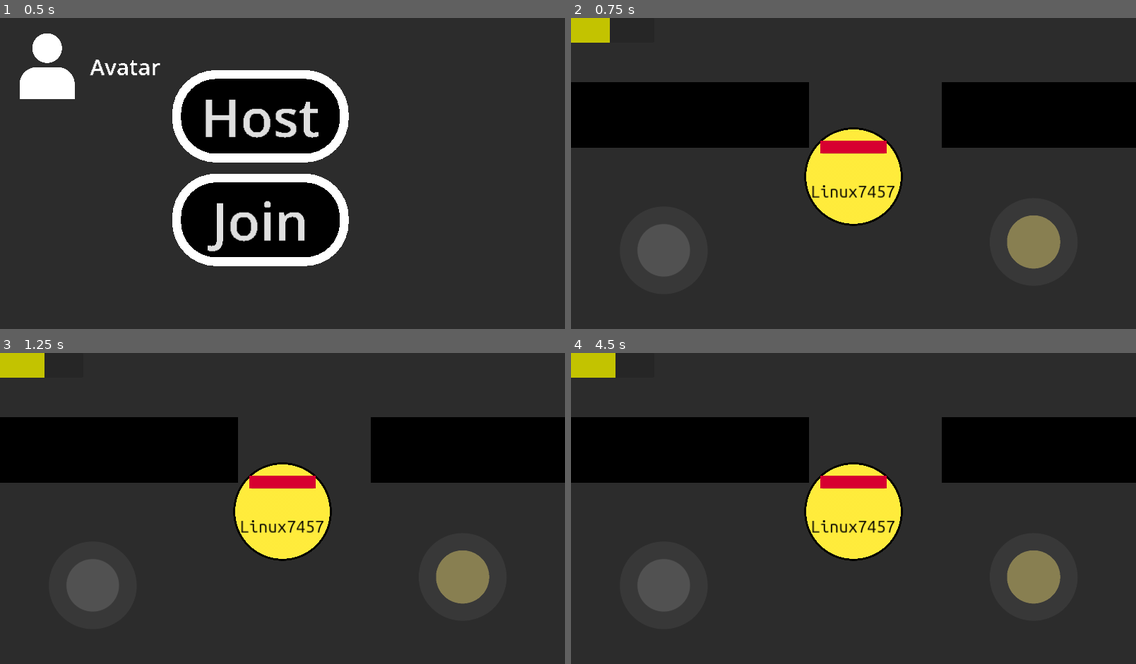
Above: before the commit, frames 1-4 (two rows, left to right).
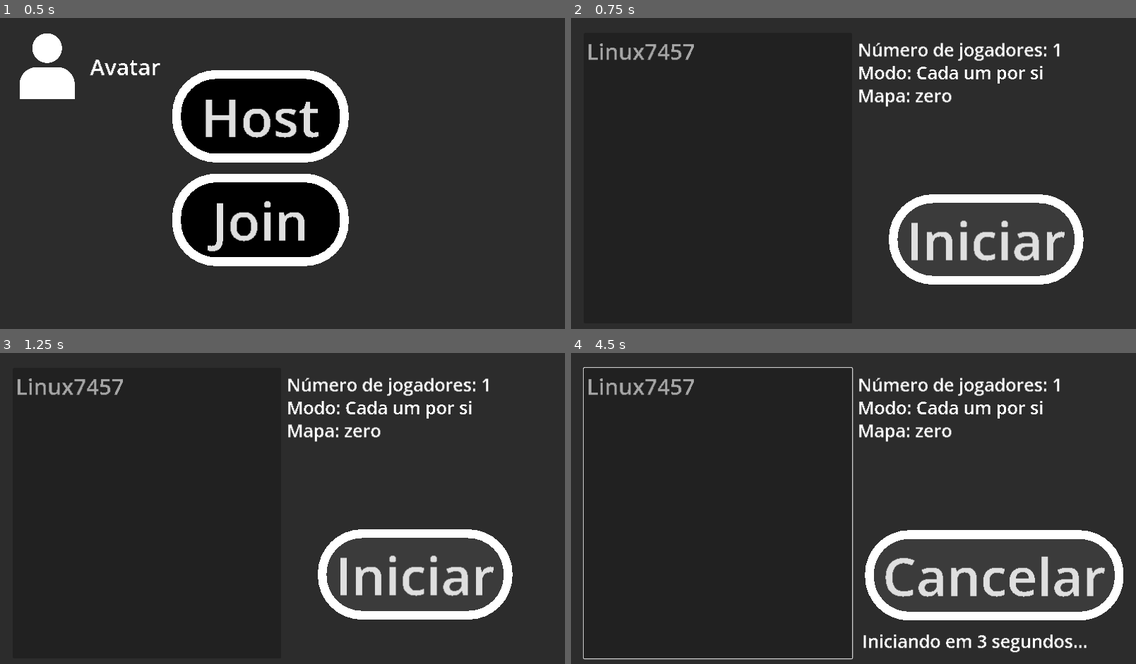
Above: after the commit, the same moments.

Repository: ruanv0/shots_circles
Game: Godot game, scene res://hub.tscn
The game is run twice, just before and just after one commit, with the same random seed, the same clock (stepped at 60 frames per second) and the same inputs.
Inputs (mouse positions are in pixels of both pictures, inside the frame that each line leads up to):
- Up to frame 1 (0.5 s): no input
- Up to frame 2 (0.75 s): click "Host" at 0.5 s
- Up to frame 3 (1.25 s): no input
- Up to frame 4 (4.5 s): click (983, 573) at 1.25 s, where only the run after the commit has a clickable "Iniciar"; click (994, 573) at 2 s, where only the run after the commit has a clickable "Cancelar"; click (983, 573) at 2.75 s, where only the run after the commit has a clickable "Iniciar"; tap Enter at 3.5 s; move the mouse to (977, 496) at 3.52 s; click (977, 496) at 3.67 s; tap Space at 4.25 s; drag from (740, 527) to (825, 573) at 4.27 s

Frame 1 is identical in both runs. In frame 2, 29% of the frame differs, in the area x 0-100%, y 0-86%; in frame 3, 29%; in frame 4, 31%, in the area x 0-100%, y 0-99%.

Commit message:
26.5.2024.1

Diff:
--- a/character.gd
+++ b/character.gd
@@ -102,13 +102,18 @@
   $timer1.start()
   if $saude.value == 0:
     if is_multiplayer_authority():
-      $fundo.visible = true
-      $renascer.visible = true
+      $fundo.visible = 1
+      $renascer.visible = 1
       $renascer/timer.start()
-    $circulo.visible = false
-    $arma.visible = false
-    $saude.visible = false
-    $name.visible = false
+      $camera.zoom = Vector2(0.5, 0.5)
+      $joystick_atirar.visible = 0
+      $joystick_andar.position = Vector2(-220, 694)
+      $joystick_andar.scale = Vector2(1.4, 1.4)
+    $CollisionShape2D.set_deferred("disabled", 1)
+    $circulo.visible = 0
+    $arma.visible = 0
+    $saude.visible = 0
+    $name.visible = 0
 
 
 func _on_timer_0_timeout():
--- a/character.tscn
+++ b/character.tscn
@@ -28,19 +28,33 @@
     text = \"Você reaparecerá em \" + str(floor($timer.time_left)) + \" segundos.\"
 
 
-@rpc(\"call_local\")
-func reviver():
-  $\"../circulo\".visible = true
-  $\"../arma\".visible = true
+@rpc(\"call_local\", \"any_peer\")
+func reviver(position_: Vector2):
+  $\"../circulo\".visible = 1
   $\"../saude\".value = $\"../saude\".max_value
-  $\"../saude\".visible = true
-  $\"../name\".visible = true
+  $\"../saude\".visible = 1
+  $\"../name\".visible = 1
+  $\"../CollisionShape2D\".set_deferred(\"disabled\", 0)
+  if is_multiplayer_authority():
+    $\"../camera\".zoom = Vector2(1, 1)
+    $\"../joystick_atirar\".visible = 1
+    $\"../joystick_andar\".scale = Vector2(0.7, 0.7)
+    $\"../joystick_andar\".position = Vector2(210, 527)
+    $\"..\".global_position = position_
+
+
+@rpc
+func reviver_():
+  reviver.rpc($\"../..\".spawn_point())
 
 
 func _on_timer_timeout():
-  visible = false
-  $\"../fundo\".visible = false
-  reviver.rpc()
+  visible = 0
+  $\"../fundo\".visible = 0
+  if multiplayer.get_unique_id() != 1:
+    reviver_.rpc_id(1)
+  elif multiplayer.get_unique_id() == 1:
+    reviver_()
 
 "
 
@@ -67,13 +81,11 @@
 shape = SubResource("CircleShape2D_hidji")
 
 [node name="joystick_atirar" parent="." instance=ExtResource("5_xxma2")]
-visible = false
 z_index = 1
 position = Vector2(1048, 508)
 scale = Vector2(0.7, 0.7)
 
 [node name="joystick_andar" parent="." instance=ExtResource("3_ul7lt")]
-visible = false
 z_index = 1
 position = Vector2(210, 527)
 scale = Vector2(0.7, 0.7)
@@ -124,18 +136,19 @@
 
 [node name="fundo" type="Sprite2D" parent="."]
 visible = false
-position = Vector2(181, 93)
-scale = Vector2(920, 520)
+z_index = 1
+position = Vector2(-502, -232)
+scale = Vector2(2305, 1189)
 texture = ExtResource("9_a0dv3")
 centered = false
 
 [node name="renascer" type="Label" parent="."]
 visible = false
-offset_left = 215.0
-offset_top = 521.0
-offset_right = 1064.0
-offset_bottom = 590.0
-theme_override_font_sizes/font_size = 50
+offset_left = -212.0
+offset_top = 748.0
+offset_right = 1479.0
+offset_bottom = 885.0
+theme_override_font_sizes/font_size = 100
 text = "Você irá reaparecer em x segundos"
 script = SubResource("GDScript_0l0ii")
 
--- a/hub.gd
+++ b/hub.gd
@@ -14,12 +14,12 @@
 
 func _on_host_pressed():
   host = true
-  call_deferred("add_sibling", load("res://zero.tscn").instantiate())
+  call_deferred("add_sibling", load("res://multiplayer_menu.tscn").instantiate())
 
 
 func _on_join_pressed():
   host = false
-  call_deferred("add_sibling", load("res://zero.tscn").instantiate())
+  call_deferred("add_sibling", load("res://multiplayer_menu.tscn").instantiate())
 
 
 func _input(event):
--- /dev/null
+++ b/multiplayer_menu.gd
@@ -0,0 +1,97 @@
+extends Control
+
+
+var host
+var connected_peer_ids = []
+var peer_colors = []
+var peer_names = []
+
+
+func _ready():
+  host = $"../hub".host
+  $"../hub".visible = false
+  if host:
+    var peer = ENetMultiplayerPeer.new()
+    peer.create_server(54822)
+    multiplayer.multiplayer_peer = peer
+    add_player(1, player_info.cor, player_info.user_name)
+    multiplayer.peer_connected.connect(
+      func(new_peer_id):
+        add_previously_connected_players.rpc_id(new_peer_id, connected_peer_ids, peer_colors, peer_names)
+        add_myself.rpc_id(new_peer_id, new_peer_id)
+    )
+    $iniciar.visible = 1
+  elif not host:
+    var peer = ENetMultiplayerPeer.new()
+    peer.create_client("127.0.0.1", 54822)
+    multiplayer.multiplayer_peer = peer
+
+
+func add_player(id: int, color: int, user_name_: String):
+  $names_list.add_item(user_name_)
+  connected_peer_ids.append(id)
+  peer_colors.append(color)
+  peer_names.append(user_name_)
+  $numero_jogadores.text = "Número de jogadores: " + str(len(peer_names))
+
+
+func players_positions():
+  var players_positions_ = []
+  for i in get_children():
+    if i is CharacterBody2D:
+      players_positions_.append(i.global_position)
+  return players_positions_
+
+
+@rpc
+func add_myself(id: int):
+  add_newly_connected_player.rpc(id, player_info.cor, player_info.user_name)
+
+
+@rpc("call_local", "any_peer")
+func add_newly_connected_player(id: int, color: int, user_name_):
+  add_player(id, color, user_name_)
+
+
+@rpc
+func add_previously_connected_players(peer_ids_: Array, colors: Array, names_: Array):
+  for i in range(0, len(peer_ids_)):
+    add_player(peer_ids_[i], colors[i], names_[i])
+
+
+func _process(_delta):
+  if $iniciando.visible:
+    $iniciando.text = "Iniciando em " + str(floor($timer.time_left)) + " segundos..."
+
+
+@rpc("call_local")
+func carregar():
+  add_sibling(load("res://zero.tscn").instantiate())
+
+
+@rpc("call_local")
+func iniciar():
+  $iniciando.visible = 1
+  $timer.start()
+
+
+@rpc("call_local")
+func cancelar():
+  $iniciando.visible = 0
+  $timer.stop()
+
+
+func _on_iniciar_pressed():
+  iniciar.rpc()
+  $iniciar.visible = 0
+  $cancelar.visible = 1
+
+
+func _on_cancelar_pressed():
+  cancelar.rpc()
+  $iniciar.visible = 1
+  $cancelar.visible = 0
+
+
+func _on_timer_timeout():
+  carregar()
--- /dev/null
+++ b/multiplayer_menu.tscn
@@ -0,0 +1,131 @@
+[gd_scene load_steps=6 format=3 uid="uid://dvhwxhu7xcdm"]
+
+[ext_resource type="Script" path="res://multiplayer_menu.gd" id="1_2cgnd"]
+
+[sub_resource type="StyleBoxFlat" id="StyleBoxFlat_o084w"]
+bg_color = Color(0.231373, 0.231373, 0.231373, 1)
+border_width_left = 20
+border_width_top = 20
+border_width_right = 20
+border_width_bottom = 20
+border_color = Color(1, 1, 1, 1)
+corner_radius_top_left = 100
+corner_radius_top_right = 100
+corner_radius_bottom_right = 100
+corner_radius_bottom_left = 100
+expand_margin_left = 20.0
+expand_margin_right = 20.0
+anti_aliasing = false
+
+[sub_resource type="StyleBoxFlat" id="StyleBoxFlat_620en"]
+bg_color = Color(0.231373, 0.231373, 0.231373, 1)
+corner_radius_top_left = 100
+corner_radius_top_right = 100
+corner_radius_bottom_right = 100
+corner_radius_bottom_left = 100
+
+[sub_resource type="StyleBoxFlat" id="StyleBoxFlat_3iv6q"]
+bg_color = Color(0.231373, 0.231373, 0.231373, 1)
+corner_radius_top_left = 100
+corner_radius_top_right = 100
+corner_radius_bottom_right = 100
+corner_radius_bottom_left = 100
+anti_aliasing = false
+
+[sub_resource type="StyleBoxFlat" id="StyleBoxFlat_tujtg"]
+bg_color = Color(0.231373, 0.231373, 0.231373, 1)
+corner_radius_top_left = 100
+corner_radius_top_right = 100
+corner_radius_bottom_right = 100
+corner_radius_bottom_left = 100
+anti_aliasing = false
+
+[node name="multiplayer_menu" type="Control"]
+layout_mode = 3
+anchors_preset = 15
+anchor_right = 1.0
+anchor_bottom = 1.0
+grow_horizontal = 2
+grow_vertical = 2
+script = ExtResource("1_2cgnd")
+
+[node name="names_list" type="ItemList" parent="."]
+layout_mode = 0
+offset_left = 29.0
+offset_top = 34.0
+offset_right = 637.0
+offset_bottom = 693.0
+theme_override_font_sizes/font_size = 50
+
+[node name="numero_jogadores" type="Label" parent="."]
+layout_mode = 0
+offset_left = 650.0
+offset_top = 44.0
+offset_right = 1108.0
+offset_bottom = 99.0
+theme_override_font_sizes/font_size = 40
+text = "Número de jogadores: 1"
+
+[node name="iniciar" type="Button" parent="."]
+visible = false
+layout_mode = 0
+offset_left = 740.0
+offset_top = 400.0
+offset_right = 1140.0
+offset_bottom = 605.0
+theme_override_font_sizes/font_size = 120
+theme_override_styles/normal = SubResource("StyleBoxFlat_o084w")
+theme_override_styles/hover = SubResource("StyleBoxFlat_620en")
+theme_override_styles/pressed = SubResource("StyleBoxFlat_3iv6q")
+theme_override_styles/focus = SubResource("StyleBoxFlat_tujtg")
+text = "Iniciar"
+
+[node name="iniciando" type="Label" parent="."]
+visible = false
+layout_mode = 0
+offset_left = 660.0
+offset_top = 626.0
+offset_right = 1164.0
+offset_bottom = 681.0
+theme_override_font_sizes/font_size = 40
+text = "Iniciando em x segundos..."
+
+[node name="cancelar" type="Button" parent="."]
+visible = false
+layout_mode = 0
+offset_left = 686.0
+offset_top = 402.0
+offset_right = 1231.0
+offset_bottom = 607.0
+theme_override_font_sizes/font_size = 120
+theme_override_styles/normal = SubResource("StyleBoxFlat_o084w")
+theme_override_styles/hover = SubResource("StyleBoxFlat_620en")
+theme_override_styles/pressed = SubResource("StyleBoxFlat_3iv6q")
+theme_override_styles/focus = SubResource("StyleBoxFlat_tujtg")
+text = "Cancelar"
+
+[node name="timer" type="Timer" parent="."]
+wait_time = 5.0
+one_shot = true
+
+[node name="mapa" type="Label" parent="."]
+layout_mode = 0
+offset_left = 650.0
+offset_top = 148.0
+offset_right = 862.0
+offset_bottom = 203.0
+theme_override_font_sizes/font_size = 40
+text = "Mapa: zero"
+
+[node name="modo" type="Label" parent="."]
+layout_mode = 0
+offset_left = 650.0
+offset_top = 96.0
+offset_right = 1066.0
+offset_bottom = 151.0
+theme_override_font_sizes/font_size = 40
+text = "Modo: Cada um por si"
+
+[connection signal="pressed" from="iniciar" to="." method="_on_iniciar_pressed"]
+[connection signal="pressed" from="cancelar" to="." method="_on_cancelar_pressed"]
+[connection signal="timeout" from="timer" to="." method="_on_timer_timeout"]
--- a/zero.tscn
+++ b/zero.tscn
@@ -25,9 +25,9 @@
                         false, false, false, false]
 var host
 @export var player_scene: PackedScene
-var connected_peer_ids = []
-var peer_colors = []
-var peer_names = []
+var connected_peer_ids
+var peer_colors
+var peer_names
 
 
 func spawn_point():
@@ -39,31 +39,22 @@
 
 func _ready():
   host = $\"../hub\".host
-  $\"../hub\".queue_free()
+  $\"../multiplayer_menu\".visible = 0
+  connected_peer_ids = $\"../multiplayer_menu\".connected_peer_ids
+  peer_colors = $\"../multiplayer_menu\".peer_colors
+  peer_names = $\"../multiplayer_menu\".peer_names
   if host:
-    var peer = ENetMultiplayerPeer.new()
-    peer.create_server(54822)
-    multiplayer.multiplayer_peer = peer
-    add_player(1, spawn_point(), player_info.cor, player_info.user_name)
-    multiplayer.peer_connected.connect(
-      func(new_peer_id):
-        add_previously_connected_players.rpc_id(new_peer_id, connected_peer_ids, players_positions(), peer_colors, peer_names)
-        add_myself.rpc_id(new_peer_id, new_peer_id, spawn_point())
-    )
-  elif not host:
-    var peer = ENetMultiplayerPeer.new()
-    peer.create_client(\"127.0.0.1\", 54822)
-    multiplayer.multiplayer_peer = peer
-
-
+    for i in range(0, len(connected_peer_ids)):
+      add_player.rpc(connected_peer_ids[i], spawn_point(),
+                     peer_colors[i], peer_names[i])
+
+
+@rpc(\"call_local\")
 func add_player(id: int, position_: Vector2, color: int, user_name_: String):
   var player = player_scene.instantiate()
   player.name = \"player\" + str(id)
   player.set_meta(\"cor\", color)
   player.set_meta(\"user_name\", user_name_)
-  connected_peer_ids.append(id)
-  peer_colors.append(color)
-  peer_names.append(user_name_)
   add_child(player)
   get_node(\"player\" + str(id)).global_position = position_
 
@@ -74,22 +65,6 @@
     if i is CharacterBody2D:
       players_positions_.append(i.global_position)
   return players_positions_
-
-
-@rpc
-func add_myself(id: int, position_: Vector2):
-  add_newly_connected_player.rpc(id, position_, player_info.cor, player_info.user_name)
-
-
-@rpc(\"call_local\", \"any_peer\")
-func add_newly_connected_player(id: int, position_: Vector2, color: int, user_name_):
-  add_player(id, position_, color, user_name_)
-
-
-@rpc
-func add_previously_connected_players(peer_ids_: Array, positions: Array, colors: Array, names_: Array):
-  for i in range(0, len(peer_ids_)):
-    add_player(peer_ids_[i], positions[i], colors[i], names_[i])
 
 
 func _on_timer_0_timeout():
